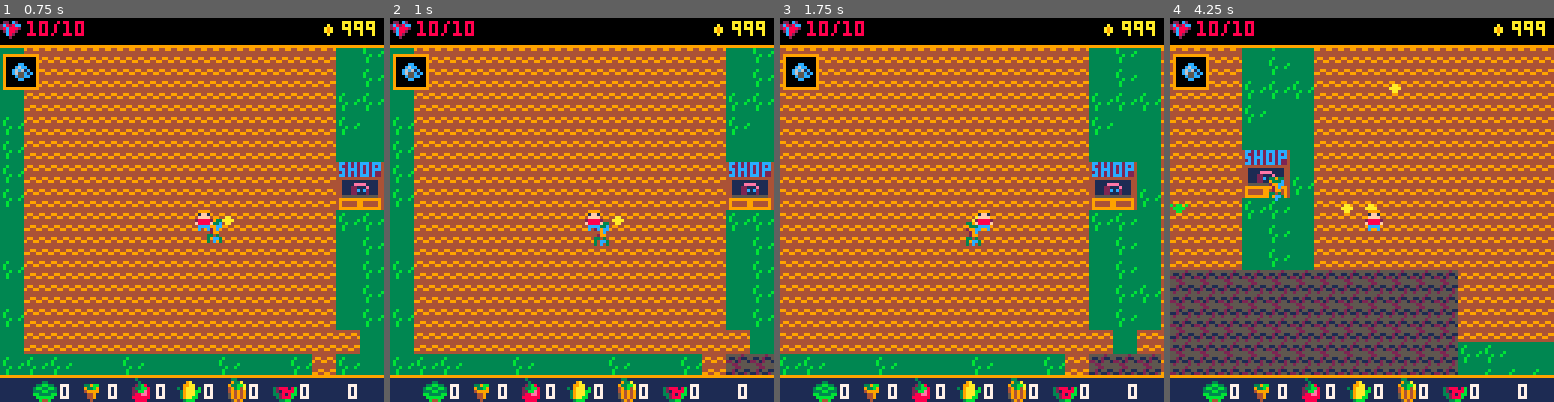
Above: before the commit, frames 1-4 (left to right).
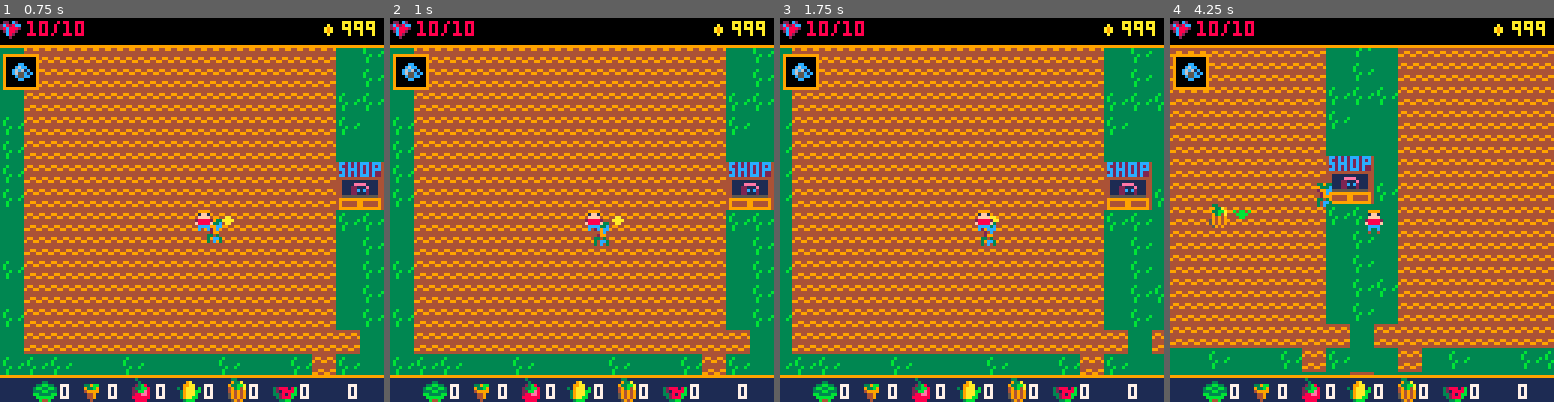
Above: after the commit, the same moments.

Repository: alexjbusch/GameJam2020
Game: PICO-8 cartridge GMTK-GameJam2020-Game/necrofarmicon.p8
Same seed, same stepped clock (60 frames per second), same inputs: the game is played once before the commit and once after it.
Inputs:
- Up to frame 1 (0.75 s): tap X (X key) at 0.33 s; tap O (Z key) at 0.7 s
- Up to frame 2 (1 s): no input
- Up to frame 3 (1.75 s): tap X (X key) at 1.07 s; hold Right from 1.6 s (still down); tap O (Z key) at 1.7 s
- Up to frame 4 (4.25 s): tap X (X key) at 1.85, 2.97, 4.08 s; release Right at 2.1 s; tap O (Z key) every 0.4 s from 2.1 to 4.1 s; hold Up 2.15-2.42 s; hold Right 2.47-3.03 s; hold Left 3.08-3.58 s; hold Down 3.63-3.97 s; hold Right from 4.02 s (still down)

Frame 1 is identical in both runs. In frame 2, 0.7% of the frame differs, in the area x 87-100%, y 87-93%; in frame 3, 26%; in frame 4, 62%, in the area x 0-100%, y 7-93%.

Commit message:
corruption now discerns between dirt types

Diff:
--- a/GMTK-GameJam2020-Game/necrofarmicon.p8
+++ b/GMTK-GameJam2020-Game/necrofarmicon.p8
@@ -93,15 +93,19 @@
 
 function corrupt_dirt()
  corruption_timer+=delta_time
- if corruption_timer>1 then
+ --seconds till next corruption
+ if corruption_timer>30 then
   local x = corr_seed_pos.x/8
   local y = corr_seed_pos.y/8
   local offset_x=-corruption_range
   local offset_y=-corruption_range
-  while offset_x < corruption_range*2 do
-   while offset_y < corruption_range*2    do
-
-	    mset(x+offset_x,y+offset_y,77)
+  while offset_x < corruption_range+1 do
+   while offset_y < corruption_range+1 do
+    if mget(x+offset_x,y+offset_y) == 70 then
+     mset(x+offset_x,y+offset_y,76)
+    elseif mget(x+offset_x,y+offset_y) == 71 then
+     mset(x+offset_x,y+offset_y,77)
+    end
 
 	   offset_y+=1
 	  end
@@ -140,7 +144,7 @@
 w=8,
 h=8,
 hp=10,
-speed=.6,
+speed=.3,
 sprite=0,
 direction="right",
 item="watering_pail",
